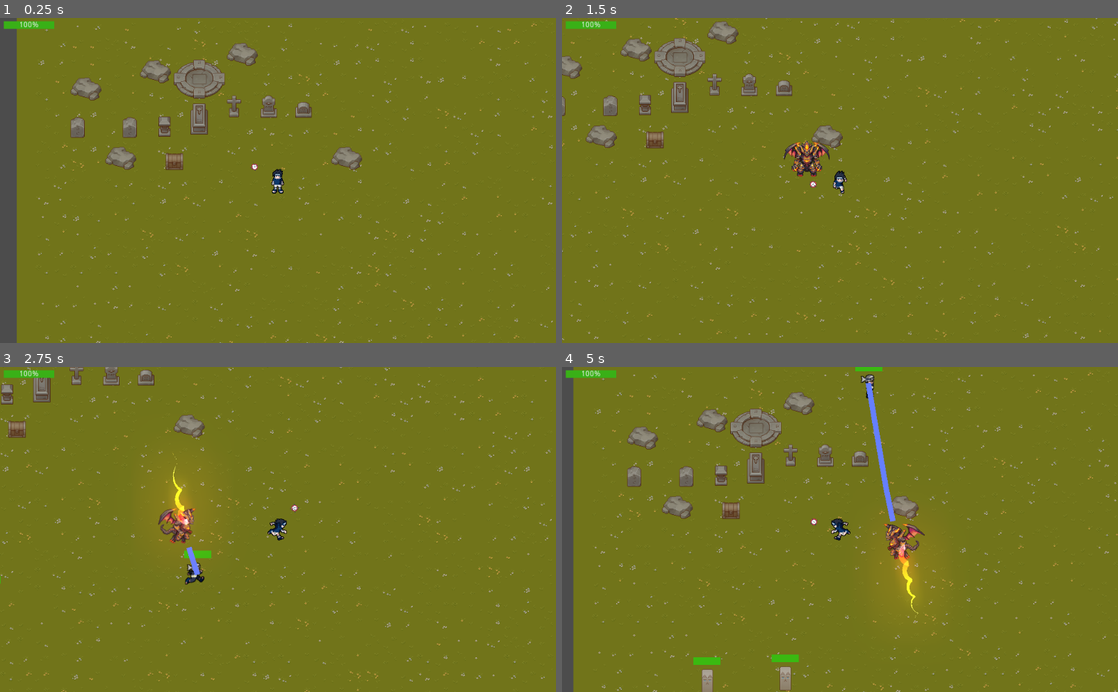
Above: before the commit, frames 1-4 (two rows, left to right).
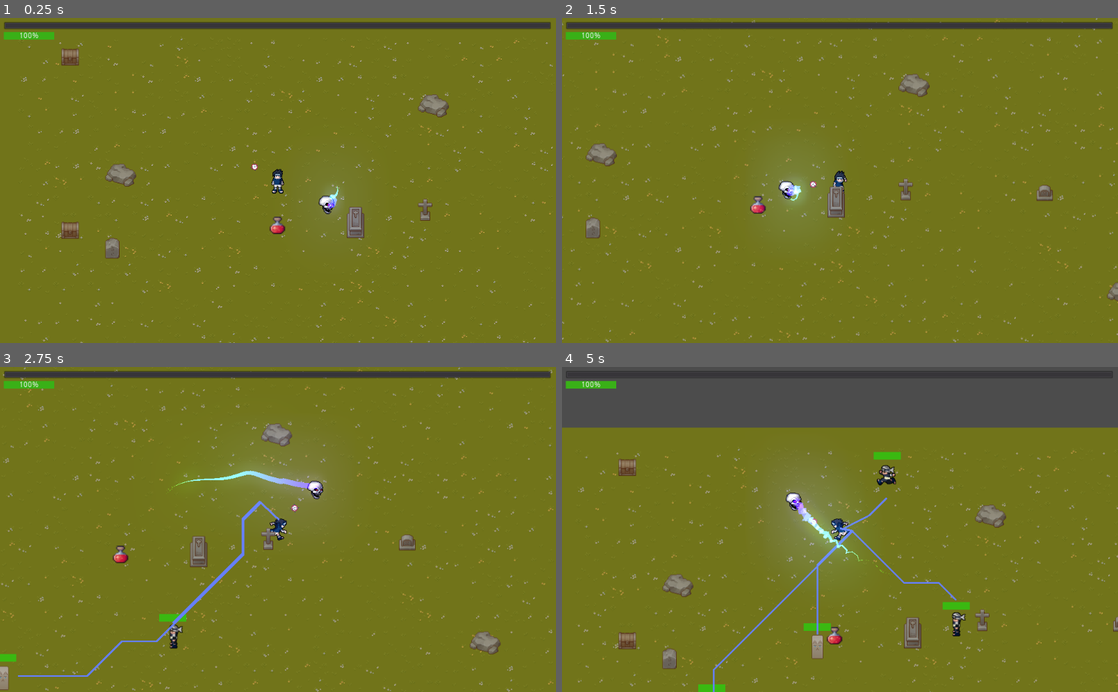
Above: after the commit, the same moments.

Repository: fabricejeannet/the-lost-temple
Game: Godot game, scene res://scenes/World.tscn
Two runs of this game, one before a commit and one after it. Both use one fixed random seed, a clock stepped at 60 frames per second and the inputs below. The engine's default icon, where the game draws it, is replaced by a stand-in: a white triangle on a blue panel in a dark square.
Inputs (mouse positions are in pixels of both pictures, inside the frame that each line leads up to):
- Up to frame 1 (0.25 s): no input
- Up to frame 2 (1.5 s): move the mouse to (962, 164) at 0.52 s; hold Right (ui_right) 0.53-1.28 s; move the mouse to (728, 196) at 1.27 s; hold Down (ui_down) from 1.28 s (still down)
- Up to frame 3 (2.75 s): move the mouse to (333, 458) at 2.02 s; release Down (ui_down) at 2.03 s; hold Right (ui_right) from 2.03 s (still down)
- Up to frame 4 (5 s): move the mouse to (812, 594) at 2.77 s; release Right (ui_right) at 2.78 s; hold Up (ui_up) 2.78-3.53 s; move the mouse to (1006, 578) at 3.52 s; hold Left (ui_left) from 3.53 s (still down); move the mouse to (673, 480) at 4.27 s

The runs differ from the first frame. In frame 1, 12% of the frame differs, in the area x 0-100%, y 0-100%; in frame 2, 10%; in frame 3, 11%; in frame 4, 32%.

Commit message:
Starting implementation of XP. Seek and Destroy works. Health potion works. Big refactoring ahead

Diff:
--- a/project.godot
+++ b/project.godot
@@ -13,9 +13,15 @@
 "class": "HealthNode",
 "language": "GDScript",
 "path": "res://scripts/HealthNode.gd"
+}, {
+"base": "Node2D",
+"class": "XPNode",
+"language": "GDScript",
+"path": "res://scripts/XPNode.gd"
 } ]
 _global_script_class_icons={
-"HealthNode": ""
+"HealthNode": "",
+"XPNode": ""
 }
 
 [application]
--- a/scenes/World.tscn
+++ b/scenes/World.tscn
@@ -11,8 +11,10 @@
 [ext_resource path="res://icon.png" type="Texture" id=9]
 [ext_resource path="res://resources/decorative_elements.tres" type="TileSet" id=10]
 [ext_resource path="res://assets/img/TX Props.png" type="Texture" id=11]
-[ext_resource path="res://scenes/skills/SeekAndDestroySkill.tscn" type="PackedScene" id=12]
 [ext_resource path="res://scripts/InteractiveTiles.gd" type="Script" id=13]
+[ext_resource path="res://assets/img/red_potion.png" type="Texture" id=14]
+[ext_resource path="res://scenes/skills/DeathWhirlpoolSkill.tscn" type="PackedScene" id=15]
+[ext_resource path="res://assets/img/Pixel purple gem.png" type="Texture" id=16]
 
 [sub_resource type="Environment" id=2]
 background_mode = 4
@@ -40,21 +42,7 @@
 0/shapes = [  ]
 0/z_index = 0
 
-[sub_resource type="NavigationPolygon" id=12]
-vertices = PoolVector2Array( 32, 32, 0, 32, 0, 0, 32, 0 )
-polygons = [ PoolIntArray( 0, 1, 2, 3 ) ]
-
-[sub_resource type="ConvexPolygonShape2D" id=13]
-points = PoolVector2Array( 32, 64, 0, 64, 0, 32, 32, 32 )
-
-[sub_resource type="NavigationPolygon" id=14]
-vertices = PoolVector2Array( 32, 32, 0, 32, 0, 0, 32, 0 )
-polygons = [ PoolIntArray( 0, 1, 2, 3 ) ]
-
-[sub_resource type="ConvexPolygonShape2D" id=15]
-points = PoolVector2Array( 32, 64, 0, 64, 0, 32, 32, 32 )
-
-[sub_resource type="TileSet" id=16]
+[sub_resource type="TileSet" id=12]
 0/name = "Closed chest"
 0/texture = ExtResource( 11 )
 0/tex_offset = Vector2( 0, 0 )
@@ -63,42 +51,40 @@
 0/tile_mode = 0
 0/occluder_offset = Vector2( 0, 0 )
 0/navigation_offset = Vector2( 0, 0 )
-0/navigation = SubResource( 12 )
 0/shape_offset = Vector2( 0, 0 )
 0/shape_transform = Transform2D( 1, 0, 0, 1, 0, 0 )
-0/shape = SubResource( 13 )
 0/shape_one_way = false
-0/shape_one_way_margin = 1.0
-0/shapes = [ {
-"autotile_coord": Vector2( 0, 0 ),
-"one_way": false,
-"one_way_margin": 1.0,
-"shape": SubResource( 13 ),
-"shape_transform": Transform2D( 1, 0, 0, 1, 0, 0 )
-} ]
+0/shape_one_way_margin = 0.0
+0/shapes = [  ]
 0/z_index = 0
-1/name = "Opened chest"
-1/texture = ExtResource( 11 )
+1/name = "Life Potion"
+1/texture = ExtResource( 14 )
 1/tex_offset = Vector2( 0, 0 )
 1/modulate = Color( 1, 1, 1, 1 )
-1/region = Rect2( 96, 64, 32, 64 )
+1/region = Rect2( 0, 0, 16, 16 )
 1/tile_mode = 0
 1/occluder_offset = Vector2( 0, 0 )
 1/navigation_offset = Vector2( 0, 0 )
-1/navigation = SubResource( 14 )
 1/shape_offset = Vector2( 0, 0 )
 1/shape_transform = Transform2D( 1, 0, 0, 1, 0, 0 )
-1/shape = SubResource( 15 )
 1/shape_one_way = false
-1/shape_one_way_margin = 1.0
-1/shapes = [ {
-"autotile_coord": Vector2( 0, 0 ),
-"one_way": false,
-"one_way_margin": 1.0,
-"shape": SubResource( 15 ),
-"shape_transform": Transform2D( 1, 0, 0, 1, 0, 0 )
-} ]
+1/shape_one_way_margin = 0.0
+1/shapes = [  ]
 1/z_index = 0
+2/name = "Purple Gem"
+2/texture = ExtResource( 16 )
+2/tex_offset = Vector2( 0, 0 )
+2/modulate = Color( 1, 1, 1, 1 )
+2/region = Rect2( 0, 0, 32, 32 )
+2/tile_mode = 0
+2/occluder_offset = Vector2( 0, 0 )
+2/navigation_offset = Vector2( 0, 0 )
+2/shape_offset = Vector2( 0, 0 )
+2/shape_transform = Transform2D( 1, 0, 0, 1, 0, 0 )
+2/shape_one_way = false
+2/shape_one_way_margin = 0.0
+2/shapes = [  ]
+2/z_index = 0
 
 [sub_resource type="OpenSimplexNoise" id=8]
 seed = 2
@@ -127,6 +113,9 @@
 0/shapes = [  ]
 0/z_index = 0
 
+[sub_resource type="StyleBoxFlat" id=13]
+bg_color = Color( 0.643137, 0.0509804, 0.784314, 1 )
+
 [sub_resource type="StyleBoxFlat" id=1]
 bg_color = Color( 0.227451, 0.694118, 0.0941176, 1 )
 
@@ -154,23 +143,21 @@
 [node name="YSort" type="YSort" parent="."]
 
 [node name="Player" parent="YSort" instance=ExtResource( 2 )]
-position = Vector2( 481, 332 )
-
-[node name="SeekAndDestroySkill" parent="YSort/Player" instance=ExtResource( 12 )]
+position = Vector2( 513, 301 )
+
+[node name="DeathWhirlpollSkill" parent="YSort/Player" instance=ExtResource( 15 )]
 
 [node name="LowDecorativeElements" type="TileMap" parent="YSort"]
 tile_set = ExtResource( 10 )
-cell_size = Vector2( 32, 32 )
 cell_tile_origin = 1
 cell_y_sort = true
 format = 1
-tile_data = PoolIntArray( 131084, 8, 0, 196615, 8, 0, 196617, 10, 0, 262147, 8, 0, 327690, 1, 0, 327692, 3, 0, 327694, 0, 0, 327696, 2, 0, 393219, 6, 0, 393222, 6, 0, 393224, 7, 0, 524293, 8, 0, 524306, 8, 0, 720906, 12, 0 )
+tile_data = PoolIntArray( 131084, 8, 0, 262147, 8, 0, 327690, 1, 0, 327692, 3, 0, 327696, 2, 0, 393219, 6, 0, 524306, 8, 0, 720906, 12, 0 )
 
 [node name="InteractiveTiles" type="TileMap" parent="YSort"]
-tile_set = SubResource( 16 )
-cell_size = Vector2( 32, 32 )
-format = 1
-tile_data = PoolIntArray( 589833, 0, 0 )
+tile_set = SubResource( 12 )
+format = 1
+tile_data = PoolIntArray( 65538, 0, 0, 393218, 0, 0, 393224, 1, 0 )
 script = ExtResource( 13 )
 
 [node name="Fog" type="TileMap" parent="."]
@@ -190,17 +177,26 @@
 "_edit_use_anchors_": false
 }
 
+[node name="XPBar" type="ProgressBar" parent="PlayerStats/Control"]
+margin_left = 7.0
+margin_top = 7.0
+margin_right = 1015.0
+margin_bottom = 21.0
+custom_styles/fg = SubResource( 13 )
+percent_visible = false
+script = ExtResource( 4 )
+__meta__ = {
+"_editor_description_": ""
+}
+
 [node name="HealthBar" type="ProgressBar" parent="PlayerStats/Control"]
 margin_left = 7.0
-margin_top = 6.0
+margin_top = 26.0
 margin_right = 100.0
 margin_bottom = 20.0
 custom_styles/fg = SubResource( 1 )
 value = 100.0
 script = ExtResource( 4 )
-__meta__ = {
-"_edit_use_anchors_": false
-}
 
 [node name="StoneCatTimer" type="Timer" parent="."]
 wait_time = 2.0
--- a/scenes/enemies/Kabuto.tscn
+++ b/scenes/enemies/Kabuto.tscn
@@ -98,11 +98,12 @@
 }
 
 [sub_resource type="CapsuleShape2D" id=8]
+radius = 12.0
 height = 28.0
 
 [node name="Kabuto" type="KinematicBody2D" groups=["enemy"]]
 script = ExtResource( 1 )
-speed = 70
+damage = 10.0
 
 [node name="Sprite" type="Sprite" parent="."]
 texture = ExtResource( 4 )
@@ -146,7 +147,7 @@
 [node name="WalkAnimationManager" parent="." instance=ExtResource( 5 )]
 
 [node name="PathLine" type="Line2D" parent="."]
-visible = false
+width = 3.0
 
 [node name="Area2D" type="Area2D" parent="."]
 
--- a/scenes/enemies/StoneCat.tscn
+++ b/scenes/enemies/StoneCat.tscn
@@ -19,7 +19,8 @@
 
 [node name="StoneCat" type="KinematicBody2D" groups=["enemy"]]
 script = ExtResource( 2 )
-speed = 70
+speed = 150
+damage = 15.0
 
 [node name="Sprite" type="Sprite" parent="."]
 texture = ExtResource( 1 )
@@ -60,7 +61,7 @@
 shape = SubResource( 4 )
 
 [node name="PathLine" type="Line2D" parent="."]
-visible = false
+width = 3.0
 
 [connection signal="body_entered" from="Area2D" to="." method="_on_body_entered"]
 [connection signal="body_exited" from="Area2D" to="." method="_on_body_exited"]
--- /dev/null
+++ b/scenes/interactive_tiles/LifePotion.tscn
@@ -0,0 +1,43 @@
+[gd_scene load_steps=5 format=2]
+
+[ext_resource path="res://assets/img/red_potion.png" type="Texture" id=1]
+[ext_resource path="res://scripts/LifePotion.gd" type="Script" id=2]
+
+[sub_resource type="Animation" id=1]
+resource_name = "boil"
+length = 0.8
+loop = true
+tracks/0/type = "value"
+tracks/0/path = NodePath("Sprite:frame")
+tracks/0/interp = 1
+tracks/0/loop_wrap = true
+tracks/0/imported = false
+tracks/0/enabled = true
+tracks/0/keys = {
+"times": PoolRealArray( 0, 0.1, 0.2, 0.3, 0.4, 0.5, 0.6, 0.7 ),
+"transitions": PoolRealArray( 1, 1, 1, 1, 1, 1, 1, 1 ),
+"update": 1,
+"values": [ 0, 1, 2, 3, 4, 5, 6, 7 ]
+}
+
+[sub_resource type="CircleShape2D" id=2]
+radius = 21.0238
+
+[node name="LifePotion" type="Area2D"]
+script = ExtResource( 2 )
+
+[node name="Sprite" type="Sprite" parent="."]
+scale = Vector2( 2, 2 )
+texture = ExtResource( 1 )
+hframes = 3
+vframes = 3
+frame = 3
+
+[node name="AnimationPlayer" type="AnimationPlayer" parent="."]
+autoplay = "boil"
+anims/boil = SubResource( 1 )
+
+[node name="CollisionShape2D" type="CollisionShape2D" parent="."]
+shape = SubResource( 2 )
+
+[connection signal="body_entered" from="." to="." method="_on_LifePotion_body_entered"]
--- /dev/null
+++ b/scenes/interactive_tiles/PurpleGem.tscn
@@ -0,0 +1,43 @@
+[gd_scene load_steps=5 format=2]
+
+[ext_resource path="res://assets/img/Pixel purple gem.png" type="Texture" id=1]
+[ext_resource path="res://scripts/PurppleGem.gd" type="Script" id=2]
+
+[sub_resource type="RectangleShape2D" id=1]
+extents = Vector2( 11.3137, 11.3137 )
+
+[sub_resource type="Animation" id=2]
+resource_name = "shine"
+loop = true
+tracks/0/type = "value"
+tracks/0/path = NodePath("Sprite:frame")
+tracks/0/interp = 1
+tracks/0/loop_wrap = true
+tracks/0/imported = false
+tracks/0/enabled = true
+tracks/0/keys = {
+"times": PoolRealArray( 0, 0.1, 0.2, 0.3, 0.4, 0.5 ),
+"transitions": PoolRealArray( 1, 1, 1, 1, 1, 1 ),
+"update": 1,
+"values": [ 0, 1, 2, 3, 4, 5 ]
+}
+
+[node name="PurpleGem" type="Area2D"]
+script = ExtResource( 2 )
+xp = 10
+
+[node name="Sprite" type="Sprite" parent="."]
+texture = ExtResource( 1 )
+hframes = 7
+frame = 5
+
+[node name="CollisionShape2D" type="CollisionShape2D" parent="."]
+visible = false
+rotation = 0.785398
+shape = SubResource( 1 )
+
+[node name="AnimationPlayer" type="AnimationPlayer" parent="."]
+autoplay = "shine"
+anims/shine = SubResource( 2 )
+
+[connection signal="body_entered" from="." to="." method="_on_PurpleGem_body_entered"]
--- a/scenes/player/Player.tscn
+++ b/scenes/player/Player.tscn
@@ -8,6 +8,7 @@
 [ext_resource path="res://scripts/Sight.gd" type="Script" id=6]
 [ext_resource path="res://assets/img/target.png" type="Texture" id=7]
 [ext_resource path="res://scenes/WalkAnimationManager.tscn" type="PackedScene" id=8]
+[ext_resource path="res://scenes/player/XPNode.tscn" type="PackedScene" id=9]
 
 [sub_resource type="CapsuleShape2D" id=6]
 radius = 5.0
@@ -101,7 +102,6 @@
 anims/walk_up = SubResource( 5 )
 
 [node name="HeatlhNode" parent="." instance=ExtResource( 4 )]
-recovery_rate = 0.05
 max_points = 100
 
 [node name="FCTMgr" parent="." instance=ExtResource( 5 )]
@@ -120,3 +120,5 @@
 
 [node name="Camera2D" type="Camera2D" parent="."]
 current = true
+
+[node name="XPNode" parent="." instance=ExtResource( 9 )]
--- /dev/null
+++ b/scenes/player/XPNode.tscn
@@ -0,0 +1,11 @@
+[gd_scene load_steps=2 format=2]
+
+[ext_resource path="res://scripts/XPNode.gd" type="Script" id=1]
+
+[node name="XPNode" type="Node2D"]
+script = ExtResource( 1 )
+max_xp = 100
+
+[node name="HealthTimer" type="Timer" parent="."]
+
+[connection signal="timeout" from="HealthTimer" to="." method="recover"]
--- a/scenes/skills/SeekAndDestroy.tscn
+++ b/scenes/skills/SeekAndDestroy.tscn
@@ -128,6 +128,7 @@
 shape = SubResource( 4 )
 
 [node name="PathLine" type="Line2D" parent="."]
+visible = false
 
 [node name="Timer" type="Timer" parent="."]
 
--- a/scripts/ClosedChest.gd
+++ b/scripts/ClosedChest.gd
@@ -6,4 +6,3 @@
 func _on_ClosedChest_body_entered(body):
 	if body == Nodes.player:
 		$Sprite.frame = 8
-		print("coffre touché")
--- a/scripts/Enemy.gd
+++ b/scripts/Enemy.gd
@@ -12,6 +12,7 @@
 var path:Array = []
 var navigation:Navigation2D
 var path_line:Line2D
+var PurpleGem = preload("res://scenes/interactive_tiles/PurpleGem.tscn")
 
 export var speed = 100
 export var damage = 5.0
@@ -22,16 +23,17 @@
 onready var death_node = $DeathNode
 onready var random = RandomNumberGenerator.new()
 onready var walk_animation_manager = $WalkAnimationManager
+onready var Nodes = get_node("/root/Nodes")
+
 
 func _ready():
 	#warning-ignore:return_value_discarded
 	health.connect("health_updated", health_bar, "update_values")
 	#warning-ignore:return_value_discarded
 	health.connect("has_died", self, "dies")
-
+	player = Nodes.player
+	navigation = Nodes.navigation
 	animation_player = get_node_or_null("AnimationPlayer")
-	player = get_tree().get_root().find_node("Player", true, false)
-	navigation = get_tree().get_root().find_node("Navigation2D", true, false)
 	path_line = get_node_or_null("PathLine")
 
 
@@ -90,9 +92,21 @@
 func dies() -> void:
 	_dying = true
 	death_node.run()
+	_drop_gem()
 	yield(death_node, "is_finished")
 	emit_signal("enemy_is_dead", self)
 	call_deferred("queue_free")
+
+#func _drop_gem() -> void:
+#	var gem = PurpleGem.instance()
+#	Nodes.world.get_node("YSort").call_deferred("add_child", gem)
+#
+#
+func _drop_gem() -> void:
+	var interactive_tiles = Nodes.interactive_tiles
+	var cell_pos = interactive_tiles.world_to_map(global_position)
+	interactive_tiles.set_cellv(cell_pos, interactive_tiles.TileIndex.PURPLE_GEM)
+	interactive_tiles.update_tiles()
 
 
 func _on_body_entered(body):
--- a/scripts/FCT.gd
+++ b/scripts/FCT.gd
@@ -2,7 +2,7 @@
 
 signal fct_has_disappeared
 
-func show_value(value, travel, duration, spread, crit=false):
+func show_value(value, travel, duration, spread, crit=false, color:Color = Color(1,0,0)):
 	text = value
 	# For scaling, set the pivot offset to the center.
 	rect_pivot_offset = rect_size / 2
@@ -16,7 +16,7 @@
 			Tween.TRANS_LINEAR, Tween.EASE_IN_OUT)
 	if crit:
 		# Set the color and animate size for criticals.
-		modulate = Color(1, 0, 0)
+		modulate = color
 		$Tween.interpolate_property(self, "rect_scale", rect_scale*2, rect_scale,
 			0.4, Tween.TRANS_BACK, Tween.EASE_IN)
 	$Tween.start()
--- a/scripts/FCTMgr.gd
+++ b/scripts/FCTMgr.gd
@@ -1,4 +1,9 @@
 extends Node2D
+
+enum Types {
+	DAMAGES,
+	HEAL,
+}
 
 var FCT = preload("res://scenes/player/FCT.tscn")
 var fct
@@ -6,7 +11,7 @@
 export var duration = 2
 export var spread = PI/2
 
-func show_value(value, crit=false):
+func show_value(value, crit=false, color:Color=Color(1,0,0)):
 	fct = FCT.instance()
 	add_child(fct)
-	fct.show_value(str(value), travel, duration, spread, crit)
+	fct.show_value(str(value), travel, duration, spread, crit, color)
--- a/scripts/InteractiveTiles.gd
+++ b/scripts/InteractiveTiles.gd
@@ -2,22 +2,32 @@
 
 enum TileIndex {
 	CLOSED_CHEST,
-	OPENED_CHEST,
+	LIFE_POTION,
+	PURPLE_GEM,
 }
 
 const NO_CELL = -1
 
-var ClosedChest = preload ("res://scenes/ClosedChest.tscn")
-
+const ClosedChest = preload ("res://scenes/interactive_tiles/ClosedChest.tscn")
+const LifePotion = preload ("res://scenes/interactive_tiles/LifePotion.tscn")
+const PurpleGem = preload ("res://scenes/interactive_tiles/PurpleGem.tscn")
 var tile_scene_dictionnary = {
 	TileIndex.CLOSED_CHEST : ClosedChest,
+	TileIndex.LIFE_POTION : LifePotion,
+	TileIndex.PURPLE_GEM : PurpleGem,
 }
 
 
 func _ready():
+	update_tiles()
+
+
+func update_tiles() -> void:
+	print("cells :\n" + str(get_used_cells()) )
 	for cell_position in get_used_cells():
 		var cell_index = get_cellv(cell_position)
+		print("Cell index = " + str(cell_index))
 		var replacement = tile_scene_dictionnary.get(cell_index).instance()
 		replacement.position = map_to_world(cell_position) * scale
-		add_child(replacement)
+		call_deferred("add_child", replacement)
 		set_cellv(cell_position, NO_CELL)
--- /dev/null
+++ b/scripts/LifePotion.gd
@@ -0,0 +1,12 @@
+extends Area2D
+
+export var life_points:int = 25
+
+onready var Nodes = get_node("/root/Nodes")
+onready var Constants = get_node("/root/Constants")
+
+func _on_LifePotion_body_entered(body):
+	if body == Nodes.player:
+		body.health.increase(life_points)
+		body.fct_mgr.show_value(life_points, true, Color(0,1,0))
+		call_deferred("queue_free")
--- a/scripts/Player.gd
+++ b/scripts/Player.gd
@@ -7,6 +7,7 @@
 var orientation
 var last_orientation
 var health_bar:ProgressBar
+var xp_bar:ProgressBar
 
 export var critic_rate = 0.2
 
@@ -14,13 +15,21 @@
 
 onready var walk_animation_manager = $WalkAnimationManager
 onready var health:HealthNode = $HeatlhNode
+onready var xp:XPNode = $XPNode
 onready var sight = $Sight/Sprite
 onready var _random = RandomNumberGenerator.new()
+onready var fct_mgr = $FCTMgr
+onready var Nodes = get_node("/root/Nodes")
+
 
 func _ready():
-	health_bar = get_tree().get_root().find_node("HealthBar", true, false)
+	health_bar = Nodes.health_bar
 	#warning-ignore:return_value_discarded
 	health.connect("health_updated", health_bar, "update_values")
+	xp_bar = Nodes.xp_bar
+	#warning-ignore:return_value_discarded
+	xp.connect("xp_updated", xp_bar, "update_values")
+
 
 func _physics_process(_delta):
 	var motion = compute_motion()
@@ -43,10 +52,11 @@
 	motion = motion.normalized() * MOTION_SPEED
 	return motion
 
+
 func gets_a_critic() -> bool:
 	return _random.randf_range(0.0, 1.0) < critic_rate
 
 
 func hurt(damage:float, crit:bool) -> void :
-	$FCTMgr.show_value(damage, crit)
+	fct_mgr.show_value(damage, crit)
 	health.consume(int(damage))
--- /dev/null
+++ b/scripts/PurppleGem.gd
@@ -0,0 +1,14 @@
+extends Area2D
+
+
+
+export var xp:int = 25
+
+onready var Nodes = get_node("/root/Nodes")
+onready var Constants = get_node("/root/Constants")
+
+
+func _on_PurpleGem_body_entered(body):
+	if is_instance_valid(self) and body == Nodes.player:
+		body.xp.increase(xp)
+		call_deferred("queue_free")
--- a/scripts/World.gd
+++ b/scripts/World.gd
@@ -29,6 +29,7 @@
 	if enemies.size() < max_enemies:
 		$YSort.add_child(enemy)
 		enemies.append(enemy)
+		#warning-ignore:return_value_discarded
 		enemy.connect("enemy_is_dead", self, "_on_enemy_death")
 
 
--- /dev/null
+++ b/scripts/XPNode.gd
@@ -0,0 +1,37 @@
+extends Node2D
+
+class_name XPNode
+
+signal xp_updated
+signal level_up
+
+
+export var max_xp:int
+
+var current_xp:int = 0
+
+func get_max_xp() -> int :
+	return max_xp
+
+
+func set_max_xp(max_health:int) :
+	max_xp = max_health
+	print("Max xp points is now " + str(max_xp))
+	emit_signal("xp_updated", max_xp, current_xp)
+
+
+func increase(value:int) -> void:
+	_set_current_xp(current_xp + value)
+	if current_xp >= max_xp:
+		emit_signal("level_up")
+
+
+func consume(value:int) -> void:
+	_set_current_xp(current_xp - value)
+	if current_xp <= 0:
+		emit_signal("has_died")
+
+
+func _set_current_xp(value:int) -> void:
+	current_xp = value
+	emit_signal("xp_updated", max_xp, current_xp)
--- a/scripts/singletons/Nodes.gd
+++ b/scripts/singletons/Nodes.gd
@@ -1,10 +1,16 @@
 extends Node
 
 var player
-var navigation
+var navigation:Navigation2D
 var world
+var health_bar:ProgressBar
+var xp_bar:ProgressBar
+var interactive_tiles:TileMap
 
 func _ready():
 	player = get_tree().get_root().find_node("Player", true, false)
 	navigation = get_tree().get_root().find_node("Navigation2D", true, false)
 	world = get_tree().get_root().find_node("World", true, false)
+	health_bar = get_tree().get_root().find_node("HealthBar", true, false)
+	xp_bar = get_tree().get_root().find_node("XPBar", true, false)
+	interactive_tiles = get_tree().get_root().find_node("InteractiveTiles", true, false)
Binary file added: assets/img/Pixel purple gem.png
Not shown, added: assets/img/Pixel purple gem.png.import
Binary file added: assets/img/red_potion.png
Not shown, added: assets/img/red_potion.png.import
Not shown: 1 places in scenes/World.tscn that only renumber resources
Renamed: scenes/ClosedChest.tscn -> scenes/interactive_tiles/ClosedChest.tscn
Not shown: 1 places in scenes/player/Player.tscn that only renumber resources
